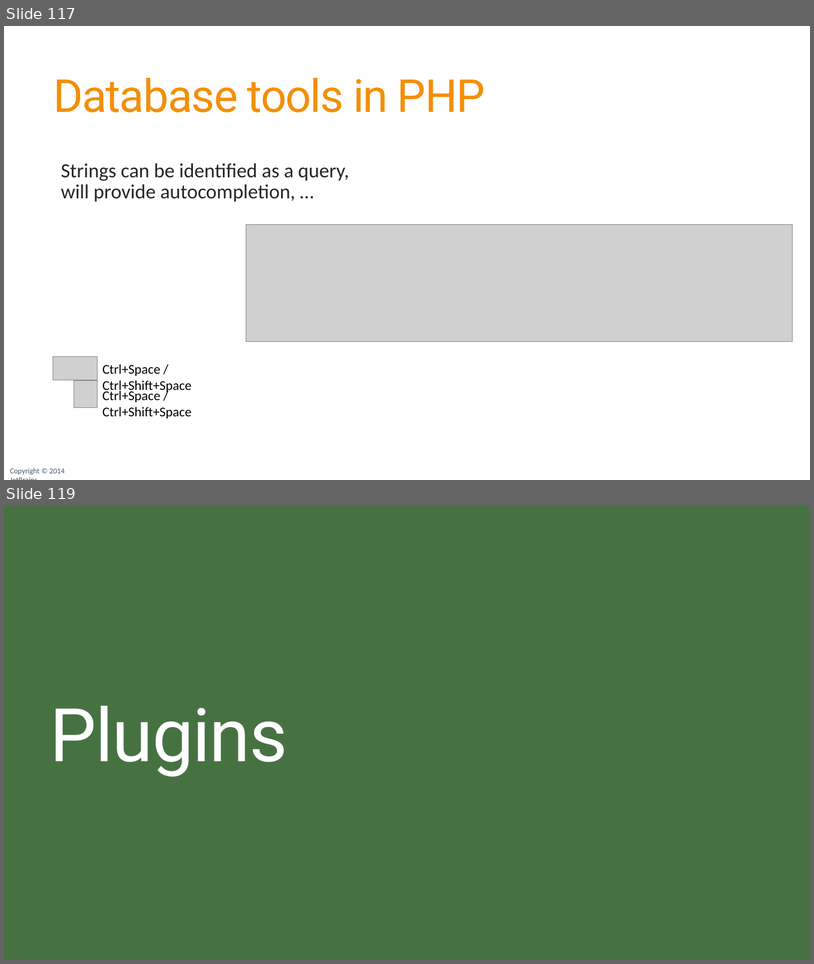
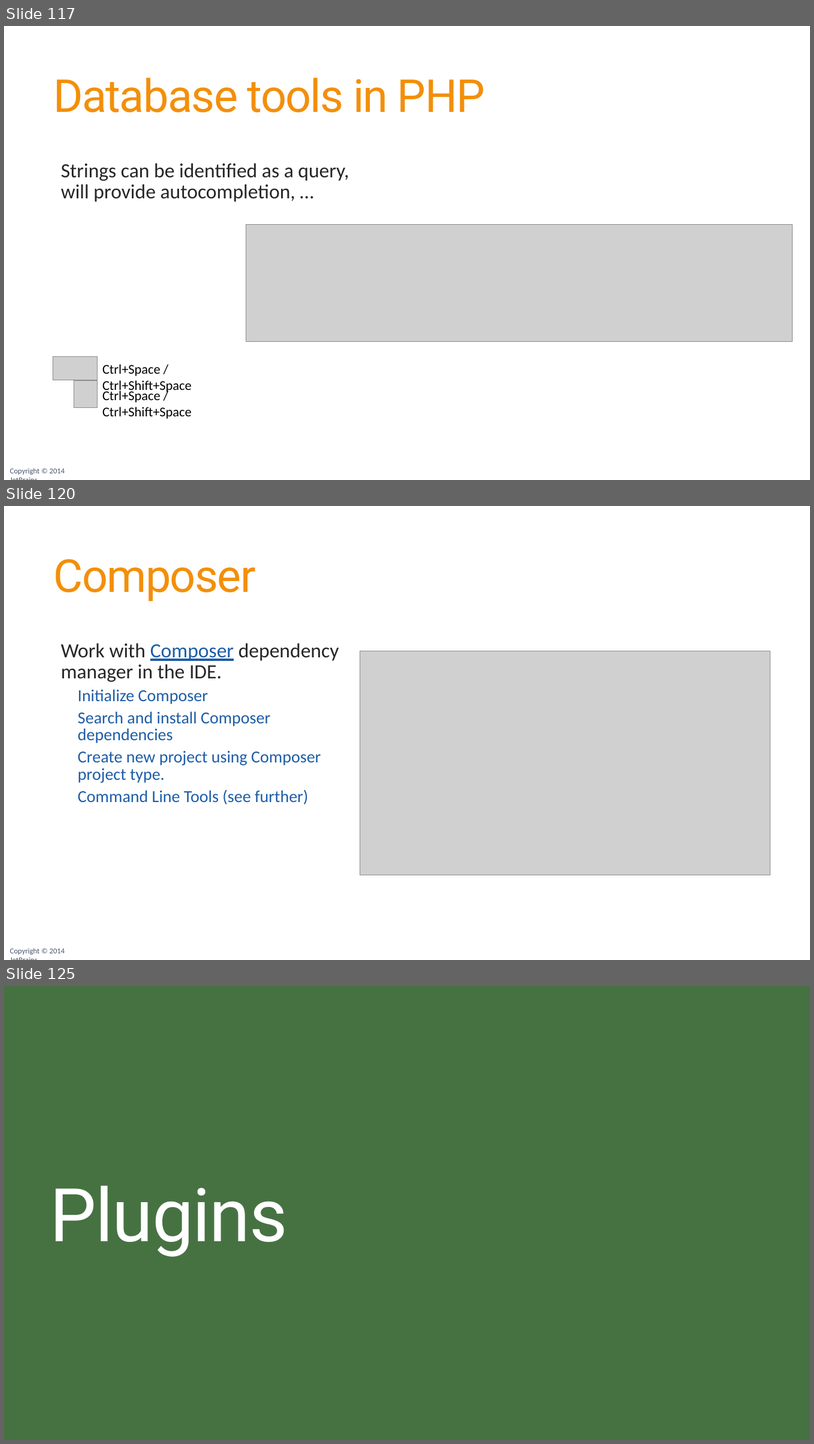
Before and after one commit to JetBrains/phpstorm-workshop, a slide deck: PhpStorm Workshop.pptx. Shown one above the other, each under a label of ours: slides 117 and 119 before the commit, slides 117, 120 and 125 after it; the slides between them are not shown. The pictures are 814x964 and 814x1444 pixels, drawn with LibreOffice and Linux fonts; fonts in the diff are those of the drawing; grey boxes stand for pictures; background and template pictures are left out. Boxes give left, top, right and bottom in pixels: in the first picture for what was removed or moved away, otherwise in the second. Text is boxed around its words. In the diff, an @@ line names an element or a change of style, - is before the commit and + after.

Commit message:
Updated slide deck with Tools and Plugins

```diff
--- a/PhpStorm Workshop.pptx
+++ b/PhpStorm Workshop.pptx
@@ slide 120 added at box(4, 506, 810, 960), background #FFFFFF; not listed: 1 template element that a slide beside it also shows @@
@@ title added at box(54, 559, 256, 601), 54 pt, text #F38F09 @@
+Composer
@@ text added at box(61, 643, 339, 804), 20 pt, text #1D5DA7 @@
+  Work with Composer dependency manager in the IDE.
+    Initialize Composer
+    Search and install Composer dependencies
+    Create new project using Composer project type.
+    Command Line Tools (see further)
@@ picture added at box(360, 651, 770, 874) @@
@@ what was slide 119 is now slide 125 @@
```
Also in this commit, not shown: 3 slides changed, 10 other slides added.
